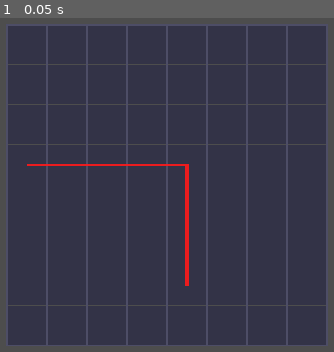
Above: before the commit, frame 1.
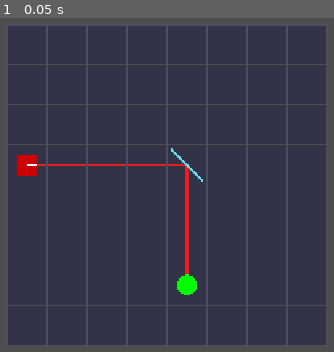
Above: after the commit, the same moment.

Repository: Tortiz-CSUF/laser-mirror-puzzle
Game: Godot game, scene res://Scenes/game_board.tscn
Two runs of this game, one before a commit and one after it. Both use one fixed random seed, a clock stepped at 60 frames per second and the inputs below.
Inputs:
- Up to frame 1 (0.05 s): no input

The runs differ from the first frame. In frame 1, 0.8% of the frame differs, in the area x 5-61%, y 38-83%.

Commit message:
laser-mirror-puzzle-Interim_2

Diff:
--- a/Scripts/game_board.gd
+++ b/Scripts/game_board.gd
@@ -9,6 +9,8 @@
 
 
 func _ready() -> void:
+	$TileBackground.z_index = -1
+	$LaserBeams.z_index = -1
 	_init_grid()
 	_place_test_pieces()
 	_draw_tiles()
@@ -179,6 +181,10 @@
 	elif type == GameData.PieceType.BARRIER:
 		var r := Rect2(center - Vector2(half - 4, half - 4), Vector2((half - 4) * 2, (half - 4) * 2 ))
 		draw_rect(r, GameData.COLOR_BARRIER)
+
+	elif type == GameData.PieceType.HAZARD:
+		var r:= Rect2(center - Vector2(half - 4, half - 4), Vector2((half - 4) * 2, (half - 4) * 2))
+		draw_rect(r, GameData.COLOR_HAZARD)
 
 	elif type == GameData.PieceType.BOMB:
 		var tex := preload("res://Assets/Cartoon Bomb.png")
